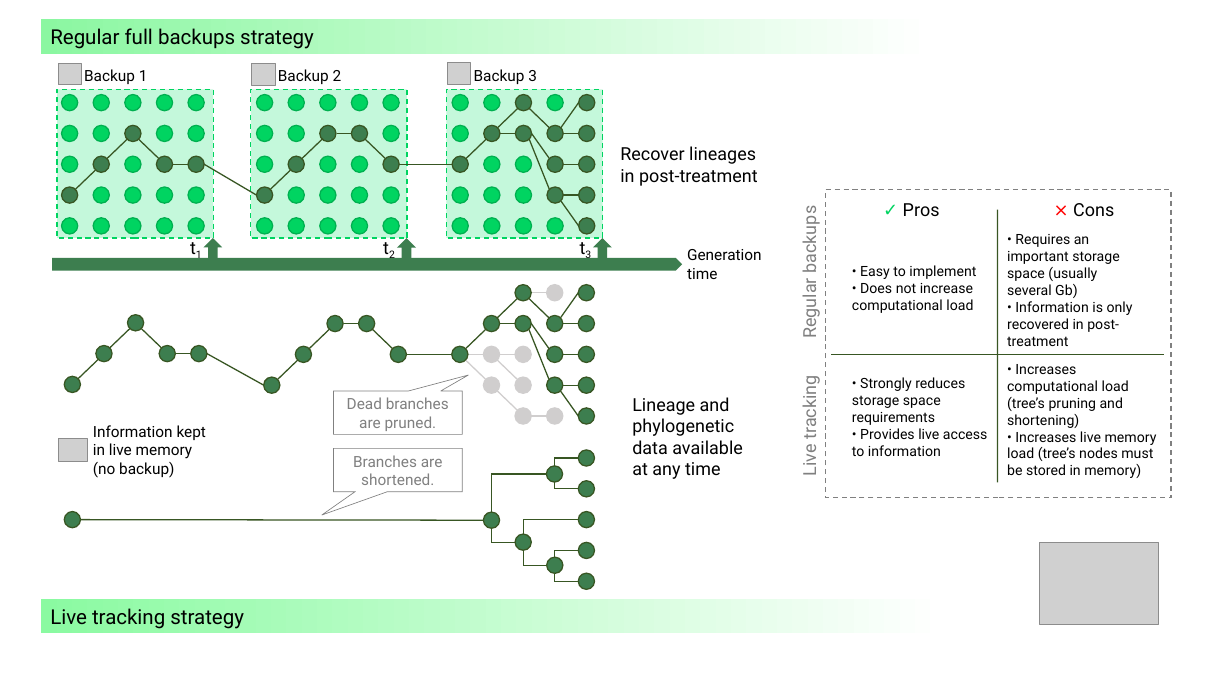
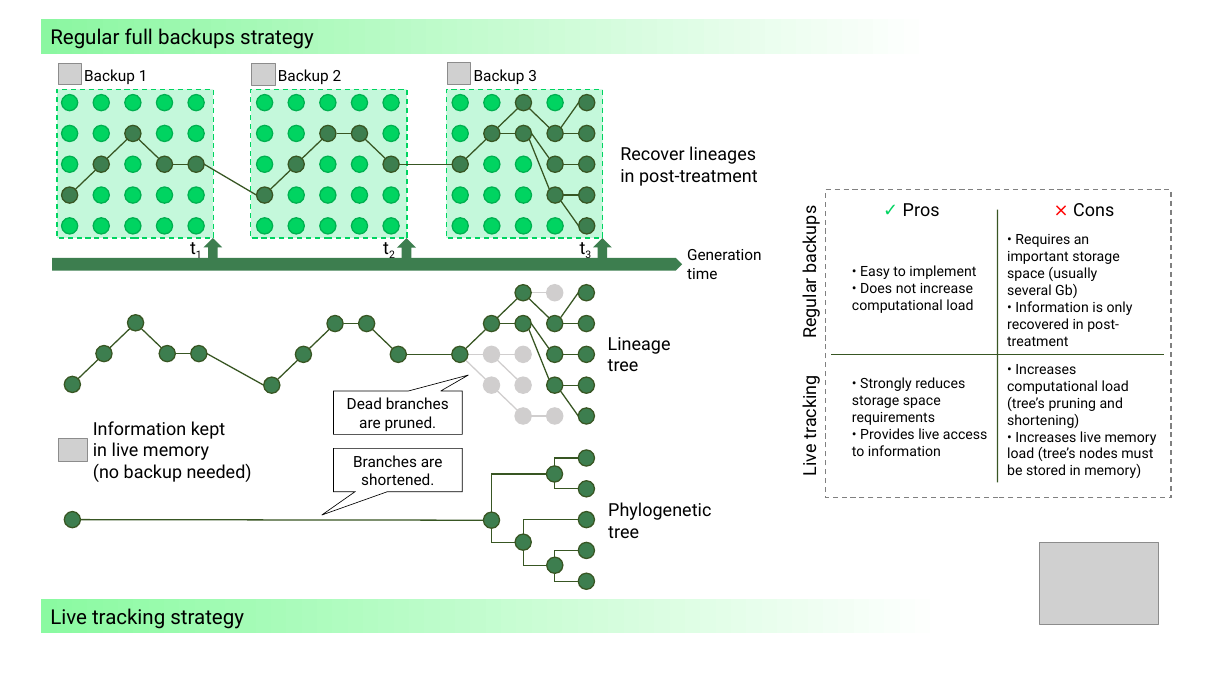
Before and after one commit to charlesrocabert/puutools, a slide deck: slide 2 of doc/backup_vs_live_tracking.pptx. Drawn at 1232x693 pixels with LibreOffice and Linux fonts; fonts in the diff are those of the drawing; grey boxes stand for pictures. Boxes give left, top, right and bottom in pixels: in the first picture for what was removed or moved away, otherwise in the second. Text is boxed around its words. In the diff, an @@ line names an element or a change of style, - is before the commit and + after.

```diff
--- a/doc/backup_vs_live_tracking.pptx
+++ b/doc/backup_vs_live_tracking.pptx
@@ text "Regular backups" at (797,212,821,337): text colour #808080 to #000000 @@
@@ text added at (608,337,671,371), 14 pt, text #000000 @@
+Lineage
+tree
@@ text "Live tracking" at (797,381,821,475): text colour #808080 to #000000 @@
@@ speech box "Dead branches are pruned." at (334,391,462,434): text colour #808080 to #000000; outline #808080 0.5 pt to #000000 0.5 pt @@
@@ text removed at (632,397,743,479) @@
-Lineage and phylogenetic data available at any time
@@ text at (93,421,225,460): size 12 to 14 pt in "Information kept", "in live memory" @@
@@ speech box "Branches are shortened." at (334,448,462,492): text colour #808080 to #000000; outline #808080 0.5 pt to #000000 0.5 pt @@
@@ text at (93,464,252,482): text changed; size 12 to 14 pt @@
-(no backup)
+(no backup needed)
@@ text added at (608,502,711,538), 14 pt, text #000000 @@
+Phylogenetic
+tree
```
Also in this commit, not shown: 10 other files.
